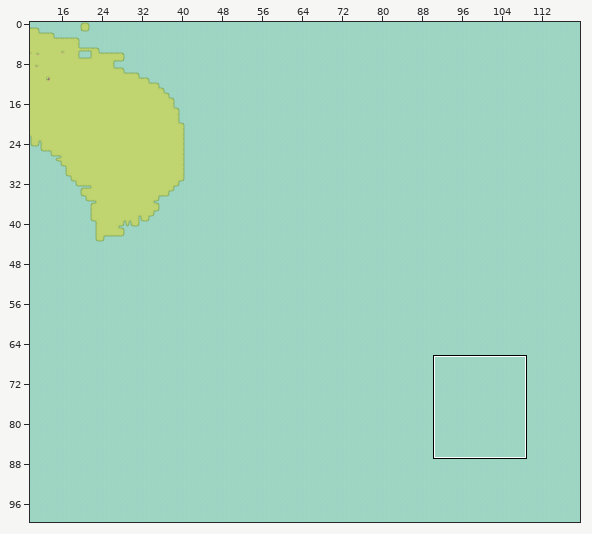
One commit to this Tiled map: world/tmx/world_map.tmx. Above, an overview of the earlier version with the close-up marked.
Close-up. Old version:
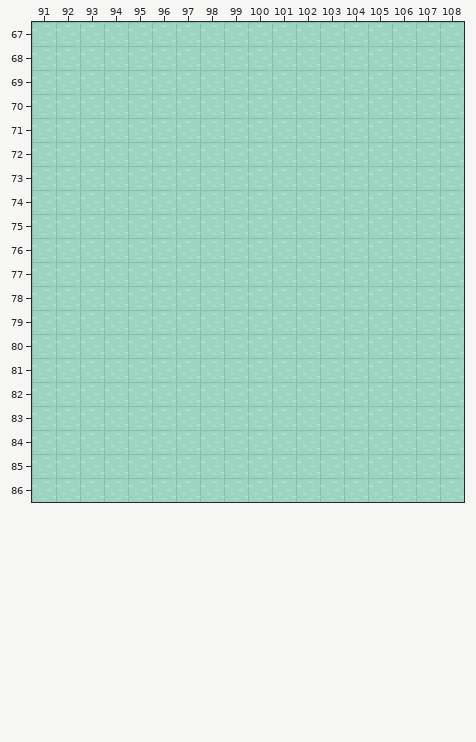
Cells are 16x16 px. Shown: x 91..108, y 67..86. The commit also changed other parts of the map, which this record leaves out.
And afterwards:
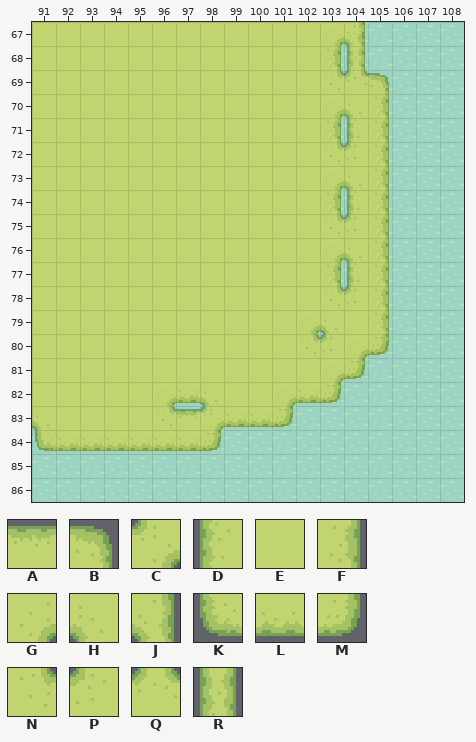
Key: from "grass": A 1, B 2, C 9, D 11, E 12, F 13, G 16, H 17, J 18, K 22, L 23, M 24, N 27, P 28, Q 30, R 44.
_ is an empty cell.
Difference:
{"where": "layer \"Ground\""}
{"y":67,"x":91,"old":"______________","new":"EEEEEEEEEEEEGJ"}
{"y":68,"x":91,"old":"______________","new":"EEEEEEEEEEEEFR"}
{"y":69,"x":91,"old":"_______________","new":"EEEEEEEEEEEENQB"}
{"y":70,"x":91,"old":"_______________","new":"EEEEEEEEEEEEGHF"}
{"y":71,"x":91,"old":"_______________","new":"EEEEEEEEEEEEFDF"}
{"y":72,"x":91,"old":"_______________","new":"EEEEEEEEEEEENPF"}
{"y":73,"x":91,"old":"_______________","new":"EEEEEEEEEEEEGHF"}
{"y":74,"x":91,"old":"_______________","new":"EEEEEEEEEEEEFDF"}
{"y":75,"x":91,"old":"_______________","new":"EEEEEEEEEEEENPF"}
{"y":76,"x":91,"old":"_______________","new":"EEEEEEEEEEEEGHF"}
{"y":77,"x":91,"old":"_______________","new":"EEEEEEEEEEEEFDF"}
{"y":78,"x":91,"old":"_______________","new":"EEEEEEEEEEEENPF"}
{"y":79,"x":91,"old":"_______________","new":"EEEEEEEEEEEGHEF"}
{"y":80,"x":91,"old":"_______________","new":"EEEEEEEEEEENPGM"}
{"y":81,"x":91,"old":"______________","new":"EEEEEEEEEEEEGM"}
{"y":82,"x":91,"old":"_____________","new":"EEEEEGLHEEGLM"}
{"y":83,"x":91,"old":"___________","new":"HEEEENACLLM"}
{"y":84,"x":91,"old":"________","new":"KLLLLLLM"}
